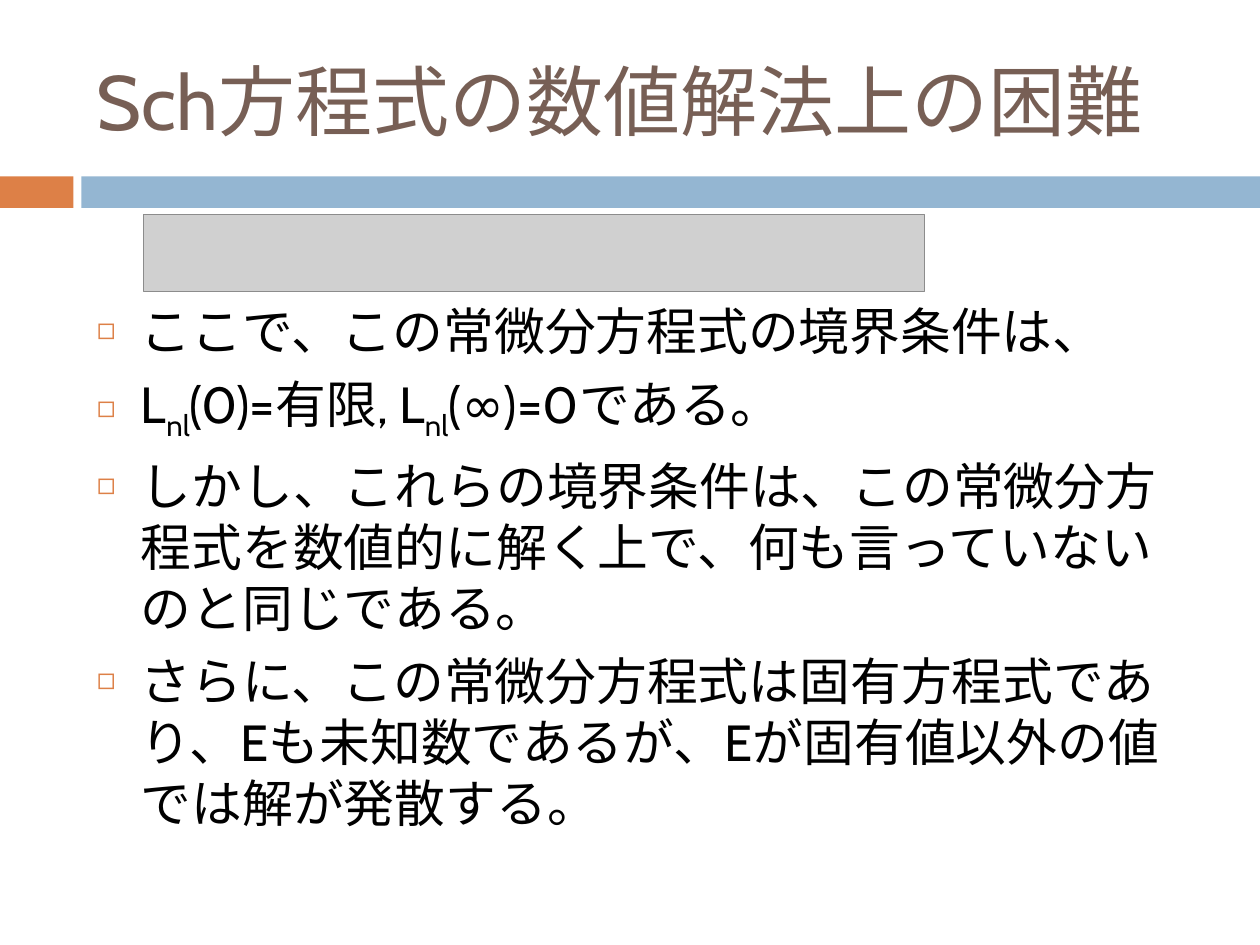
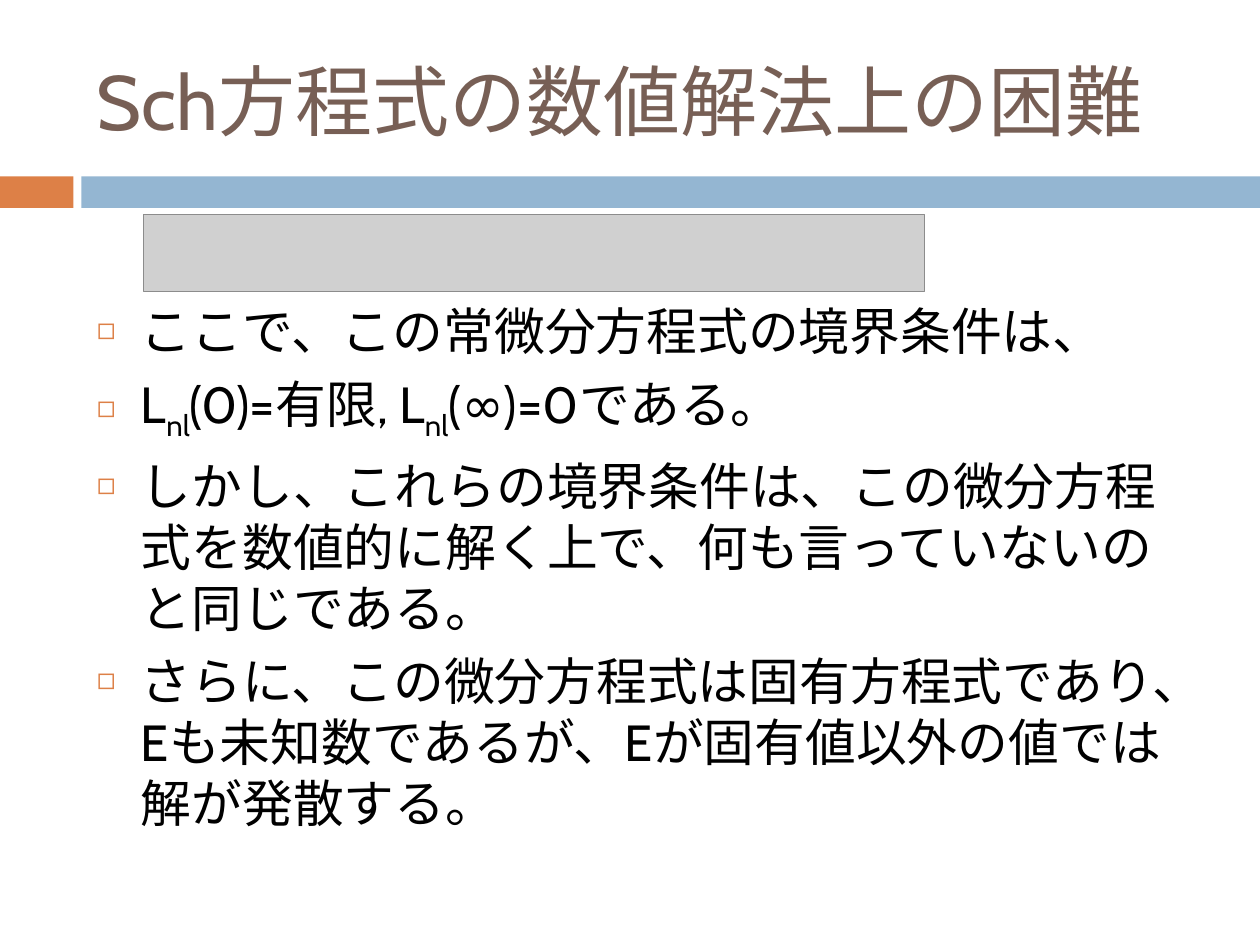
Before and after one commit to dc1394/fukui_sono2, a slide deck: slide 9 of 福井技術者の集いその2_発表資料スライド.pptx. Drawn at 1260x945 pixels with LibreOffice and Linux fonts; fonts in the diff are those of the drawing; grey boxes stand for pictures. Boxes give left, top, right and bottom in pixels: in the first picture for what was removed or moved away, otherwise in the second. Text is boxed around its words. In the diff, an @@ line names an element or a change of style, - is before the commit and + after.

```diff
--- a/福井技術者の集いその2_発表資料スライド.pptx
+++ b/福井技術者の集いその2_発表資料スライド.pptx
@@ text at (141,462,1203,826): text changed @@
-◻ しかし、これらの境界条件は、この常微分方程式を数値的に解く上で、何も言っていないのと同じである。
-◻ さらに、この常微分方程式は固有方程式であり、Eも未知数であるが、Eが固有値以外の値では解が発散する。
+◻ しかし、これらの境界条件は、この微分方程式を数値的に解く上で、何も言っていないのと同じである。
+◻ さらに、この微分方程式は固有方程式であり、Eも未知数であるが、Eが固有値以外の値では解が発散する。
```
Also in this commit, not shown: 6 other slides changed, 6 slides added, 2 other files.
